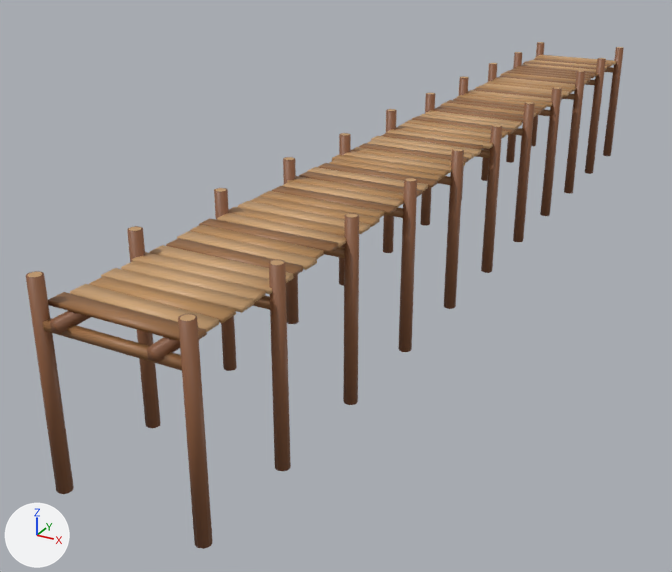
An edit to the glTF model public/models/props/pier.glb, drawn before and after from the same camera.
Both versions are drawn from a 50 mm camera at (10.5, -40.7, 7.1) aimed at (-2.3, -17.5, -4.5). Lighting does not change. The marker at lower left points along +X, +Y and +Z. The picture after the commit comes second.

In view in the first picture: 'pier'.
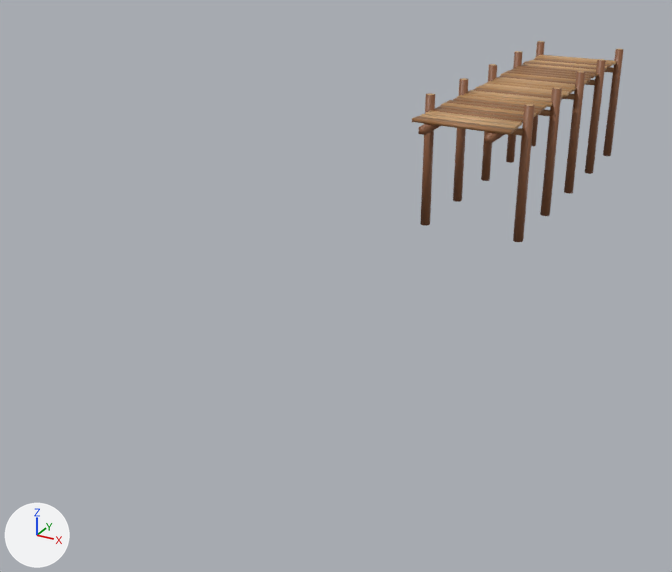
What changed in the scene script:
```text
Change me_pier:
    used by ob_pier; location = (0.0, 0.0, 0.0)
    remove me_pier.from_pydata(...)  # 1334 vertices, 1968 faces; spans x -1.9..1.9, y -30.0..0.2, z -4.1..0.6
    add me_pier.from_pydata(...)  # 618 vertices, 912 faces; spans x -1.9..1.9, y -14.0..0.2, z -4.1..0.5
    me_pier part 1: 64 loose pieces with 716 vertices, spanning x -1.9..1.9, y -29.9..-5.9, z -4.1..0.6, are deleted
    me_pier part 2
    8 vertices are removed from x -1.2..1.2, y -30.0, z -0.3..-0.1
    20 faces are deleted
    20 vertices in x 1.5..1.9, y -12.2..0.2, z 0.6 move by (0.0, 0.0, -0.1)
    23 vertices move within x -1.9..-1.5, y -9.2..-8.8, z 0.5
    8 new vertices lie (0.0, -14.0, 0.0) away from vertices in x -1.2..1.2, y 0.0, z -0.3..-0.1
    20 new faces join them
    other edits to the shape of me_pier do not show in these pictures
```

Pixel boxes (x1, y1, x2, y2) of what changed, in the pictures (672 x 572 px; the box of a moved part takes in the faces that stretch with it):
'pier', reshaped (64% narrower, 60% shorter)
    before: (26, 42, 624, 549)
    after: (412, 41, 624, 242)
part 1 of me_pier, deleted (brown)
    before: (26, 70, 584, 549)
part 2 of me_pier, moved or reshaped
    before: (50, 47, 624, 362)
    after: (418, 49, 624, 242)
